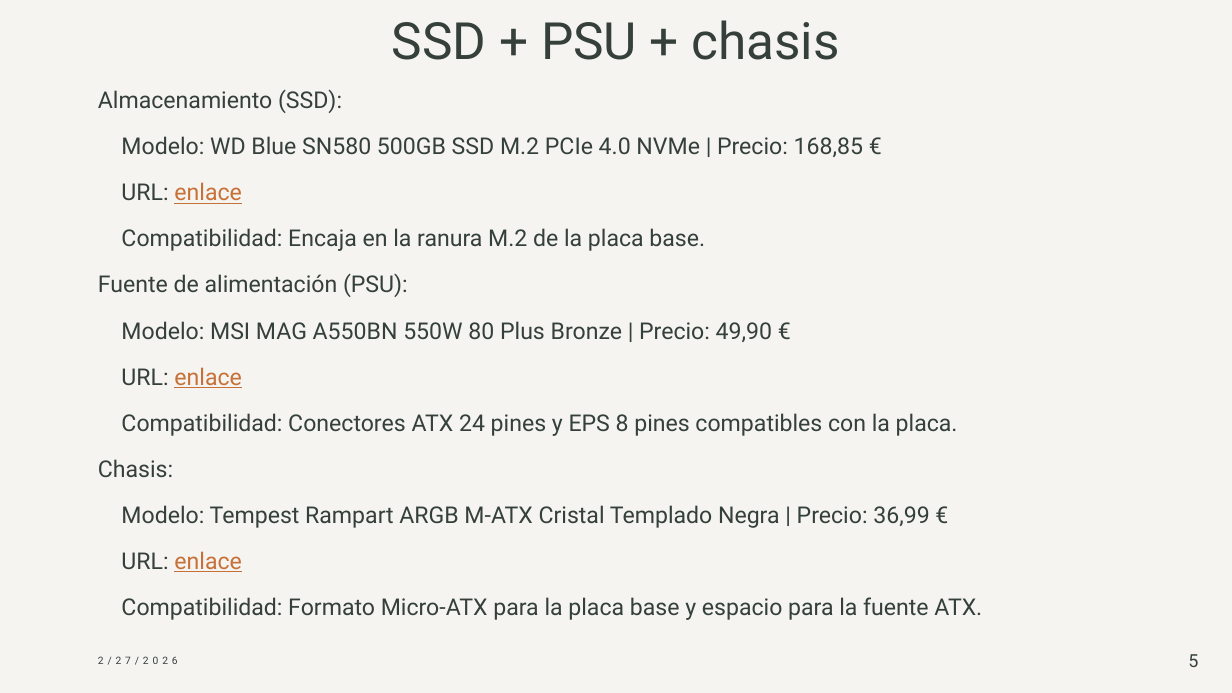
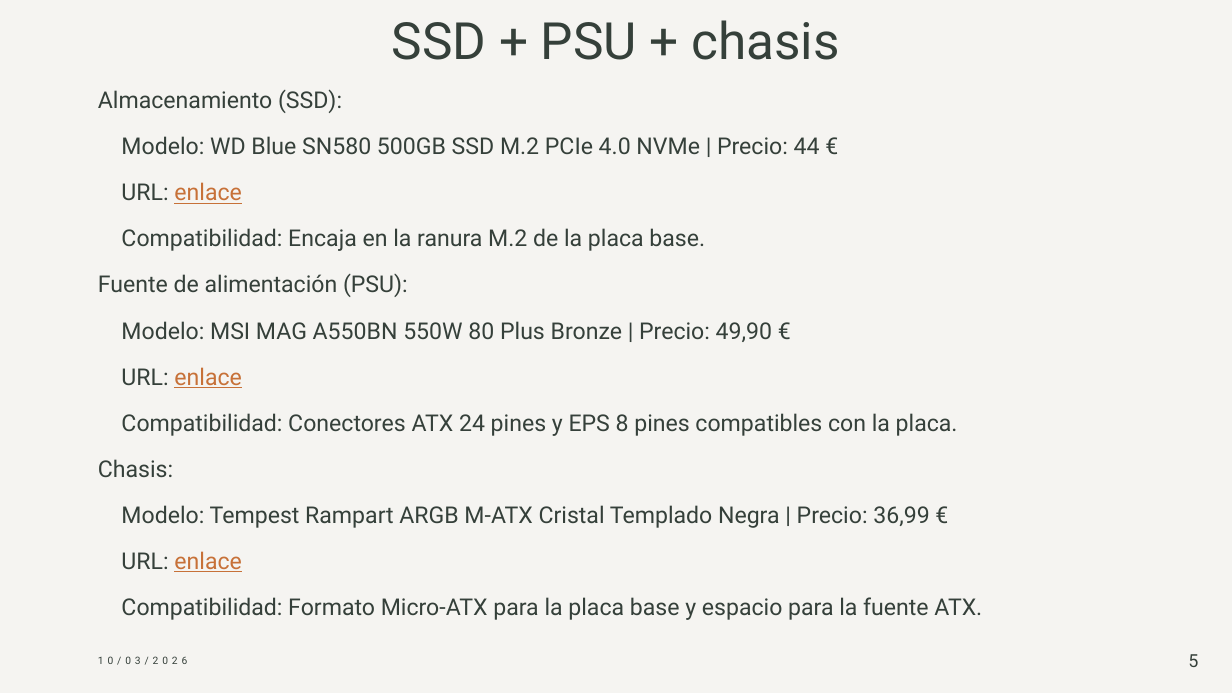
Before and after one commit to Javiborlor/Proyecto_RA1_UT3, a slide deck: slide 5 of retos/Reto_03_UT3_PC_Oficina_y_MiniPC/docs/Javier_Borrueco_Lorite_FHW_UT3_Reto_03.pptx. Drawn at 1232x693 pixels with LibreOffice and Linux fonts; fonts in the diff are those of the drawing. Boxes give left, top, right and bottom in pixels: in the first picture for what was removed or moved away, otherwise in the second. Text is boxed around its words. In the diff, an @@ line names an element or a change of style, - is before the commit and + after.

Commit message:
presentacion
precio arreglado

```diff
--- a/retos/Reto_03_UT3_PC_Oficina_y_MiniPC/docs/Javier_Borrueco_Lorite_FHW_UT3_Reto_03.pptx
+++ b/retos/Reto_03_UT3_PC_Oficina_y_MiniPC/docs/Javier_Borrueco_Lorite_FHW_UT3_Reto_03.pptx
@@ text at [121,136,820,154]: text changed @@
-Modelo: WD Blue SN580 500GB SSD M.2 PCIe 4.0 NVMe | Precio: 168,85 €
+Modelo: WD Blue SN580 500GB SSD M.2 PCIe 4.0 NVMe | Precio: 44 €
@@ text at [98,656,187,665]: text changed @@
-2/27/2026
+10/03/2026
```
Also in this commit, not shown: 6 other slides changed.
